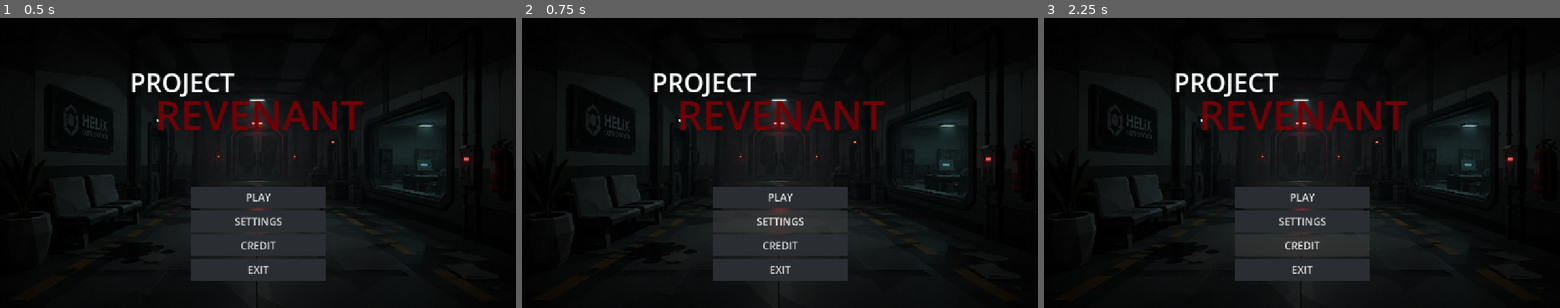
Above: before the commit, frames 1-3 (left to right).
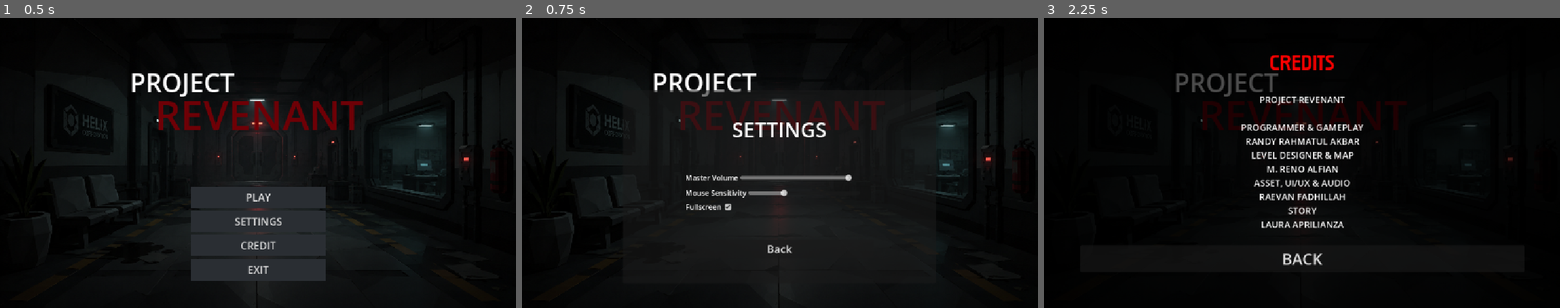
Above: after the commit, the same moments.

Repository: randyrahmatulakbar/Project-Revenant_2
Game: Godot game, scene res://control.tscn
Two runs of this game, one before a commit and one after it. Both use one fixed random seed, a clock stepped at 60 frames per second and the inputs below.
Inputs (mouse positions are in pixels of both pictures, inside the frame that each line leads up to):
- Up to frame 1 (0.5 s): no input
- Up to frame 2 (0.75 s): click "SETTINGS" at 0.5 s
- Up to frame 3 (2.25 s): click (1302, 250) at 1.25 s, where only the run after the commit has a clickable "Back"; click "CREDIT" at 2 s

Frame 1 is identical in both runs. In frame 2, 6.4% of the frame differs, in the area x 25-80%, y 24-91%; in frame 3, 14%, in the area x 7-91%, y 12-91%.

Commit message:
Selesai UI Main Menu, Settings, Audio, dan Credits

Diff:
--- /dev/null
+++ b/control.gd
@@ -0,0 +1,81 @@
+extends Control
+
+# Refrensi Node Utama
+@onready var vbox_container: VBoxContainer = $VBoxContainer
+@onready var options: Panel = $Options
+@onready var credit_panel: Panel = $CreditPanel
+
+# Variable global sensitivitas mouse (bisa dipanggil script Player)
+static var mouse_sensitivity: float = 1.0
+
+func _ready() -> void:
+	# Memastikan panel Settings dan Credit tertutup saat Main Menu dibuka
+	if options:
+		options.visible = false
+	if credit_panel:
+		credit_panel.visible = false
+
+# ==========================================
+# FUNGSI TOMBOL MENU UTAMA
+# ==========================================
+
+func _on_play_pressed() -> void:
+	print("Play pressed")
+
+func _on_settings_pressed() -> void:
+	print("Settings pressed")
+	vbox_container.visible = false
+	options.visible = true
+
+func _on_credit_pressed() -> void:
+	print("Credit pressed")
+	vbox_container.visible = false
+	credit_panel.visible = true
+
+func _on_exit_pressed() -> void:
+	print("Exit pressed")
+	get_tree().quit()
+
+# ==========================================
+# FUNGSI TOMBOL BACK (KEMBALI)
+# ==========================================
+
+# Tombol Back di dalam Panel Settings
+func _on_back_pressed() -> void:
+	vbox_container.visible = true
+	options.visible = false
+
+# Fungsi tambahan (jika nama sinyal tombol back di inspector tertulis _on_back_button_pressed)
+func _on_back_button_pressed() -> void:
+	_on_back_pressed()
+
+# Tombol Back di dalam Panel Credit
+func _on_back_credit_pressed() -> void:
+	vbox_container.visible = true
+	credit_panel.visible = false
+
+# ==========================================
+# FUNGSI FITUR SETTINGS
+# ==========================================
+
+# 1. Mengubah Master Volume Suara Game
+func _on_master_slider_value_changed(value: float) -> void:
+	var bus_index = AudioServer.get_bus_index("Master")
+	AudioServer.set_bus_volume_db(bus_index, linear_to_db(value))
+
+# 2. Mengubah Sensitivitas Mouse
+func _on_sens_slider_value_changed(value: float) -> void:
+	mouse_sensitivity = value
+	print("Mouse Sensitivity diubah ke: ", mouse_sensitivity)
+
+# 3. Mengubah Layar Fullscreen / Windowed
+func _on_fullscreen_check_box_toggled(toggled_on: bool) -> void:
+	if toggled_on:
+		DisplayServer.window_set_mode(DisplayServer.WINDOW_MODE_FULLSCREEN)
+	else:
+		DisplayServer.window_set_mode(DisplayServer.WINDOW_MODE_WINDOWED)
+
+
+func _on_back_button_credit_pressed() -> void:
+	vbox_container.visible = true
+	credit_panel.visible = false
--- a/control.tscn
+++ b/control.tscn
@@ -1,6 +1,9 @@
 [gd_scene format=3 uid="uid://bfmadw44yutfr"]
 
 [ext_resource type="Texture2D" uid="uid://d4e2q3ab3nf6j" path="res://ChatGPT Image Aug 19, 2026, 10_10_04 PM.png" id="1_0fbet"]
+[ext_resource type="Script" uid="uid://b28dh78stckjw" path="res://control.gd" id="1_62e2m"]
+[ext_resource type="AudioStream" uid="uid://b0jd4t3m2a64c" path="res://preview.mp3" id="3_qtu10"]
+[ext_resource type="FontFile" uid="uid://dongvbki7wr5m" path="res://Impact.ttf" id="4_ee4bf"]
 
 [sub_resource type="StyleBoxTexture" id="StyleBoxTexture_e1n45"]
 texture = ExtResource("1_0fbet")
@@ -8,7 +11,12 @@
 [sub_resource type="StyleBoxFlat" id="StyleBoxFlat_e1n45"]
 bg_color = Color(0.16470589, 0.18039216, 0.2, 1)
 
-[node name="Control" type="Control" unique_id=1954230717]
+[sub_resource type="Theme" id="Theme_gwcng"]
+
+[sub_resource type="StyleBoxFlat" id="StyleBoxFlat_gwcng"]
+bg_color = Color(0, 0, 0, 0.7058824)
+
+[node name="Main Menu" type="Control" unique_id=1954230717]
 layout_mode = 3
 anchors_preset = 15
 anchor_right = 1.0
@@ -17,8 +25,9 @@
 offset_right = 1.0
 grow_horizontal = 2
 grow_vertical = 2
-
-[node name="Panel" type="Panel" parent="." unique_id=1718657064]
+script = ExtResource("1_62e2m")
+
+[node name="Background" type="Panel" parent="." unique_id=1718657064]
 layout_mode = 1
 anchors_preset = 15
 anchor_right = 1.0
@@ -27,7 +36,7 @@
 grow_vertical = 2
 theme_override_styles/panel = SubResource("StyleBoxTexture_e1n45")
 
-[node name="Label" type="Label" parent="Panel" unique_id=749064376]
+[node name="Label" type="Label" parent="Background" unique_id=749064376]
 layout_mode = 1
 anchors_preset = 5
 anchor_left = 0.5
@@ -42,7 +51,7 @@
 horizontal_alignment = 1
 vertical_alignment = 1
 
-[node name="Label2" type="Label" parent="Panel" unique_id=1897237413]
+[node name="Label2" type="Label" parent="Background" unique_id=1897237413]
 modulate = Color(0.53244907, 2.4065375e-07, 0.028894044, 1)
 self_modulate = Color(0.8132577, 0.8132577, 0.81325763, 1)
 layout_mode = 1
@@ -76,30 +85,206 @@
 grow_vertical = 0
 theme_override_constants/separation = 5
 
-[node name="Button" type="Button" parent="VBoxContainer" unique_id=18646432]
+[node name="Play" type="Button" parent="VBoxContainer" unique_id=18646432]
 layout_mode = 2
 size_flags_vertical = 3
 theme_override_font_sizes/font_size = 23
 theme_override_styles/normal = SubResource("StyleBoxFlat_e1n45")
 text = "PLAY"
 
-[node name="Button2" type="Button" parent="VBoxContainer" unique_id=628636482]
+[node name="Settings" type="Button" parent="VBoxContainer" unique_id=628636482]
 layout_mode = 2
 size_flags_vertical = 3
 theme_override_font_sizes/font_size = 23
 theme_override_styles/normal = SubResource("StyleBoxFlat_e1n45")
 text = "SETTINGS"
 
-[node name="Button3" type="Button" parent="VBoxContainer" unique_id=132610437]
+[node name="Credit" type="Button" parent="VBoxContainer" unique_id=132610437]
 layout_mode = 2
 size_flags_vertical = 3
 theme_override_font_sizes/font_size = 23
 theme_override_styles/normal = SubResource("StyleBoxFlat_e1n45")
 text = "CREDIT"
 
-[node name="Button4" type="Button" parent="VBoxContainer" unique_id=97394790]
+[node name="Exit" type="Button" parent="VBoxContainer" unique_id=97394790]
 layout_mode = 2
 size_flags_vertical = 3
 theme_override_font_sizes/font_size = 23
 theme_override_styles/normal = SubResource("StyleBoxFlat_e1n45")
 text = "EXIT"
+
+[node name="Options" type="Panel" parent="." unique_id=764971772]
+layout_mode = 1
+anchors_preset = 8
+anchor_left = 0.5
+anchor_top = 0.5
+anchor_right = 0.5
+anchor_bottom = 0.5
+offset_left = -352.0
+offset_top = -163.0
+offset_right = 347.0
+offset_bottom = 269.0
+grow_horizontal = 2
+grow_vertical = 2
+
+[node name="MarginContainer" type="MarginContainer" parent="Options" unique_id=973280790]
+custom_minimum_size = Vector2(500, 400)
+layout_mode = 1
+anchors_preset = 8
+anchor_left = 0.5
+anchor_top = 0.5
+anchor_right = 0.5
+anchor_bottom = 0.5
+offset_left = -250.0
+offset_top = -200.0
+offset_right = 250.0
+offset_bottom = 200.0
+grow_horizontal = 2
+grow_vertical = 2
+theme_override_constants/margin_left = 40
+theme_override_constants/margin_top = 40
+theme_override_constants/margin_right = 40
+theme_override_constants/margin_bottom = 40
+
+[node name="VBoxContainer" type="VBoxContainer" parent="Options/MarginContainer" unique_id=50575072]
+layout_mode = 2
+theme = SubResource("Theme_gwcng")
+
+[node name="TitleLabel" type="Label" parent="Options/MarginContainer/VBoxContainer" unique_id=1506011030]
+layout_mode = 2
+theme_override_font_sizes/font_size = 46
+text = "SETTINGS"
+horizontal_alignment = 1
+vertical_alignment = 1
+
+[node name="Spacer2" type="Control" parent="Options/MarginContainer/VBoxContainer" unique_id=1590948240]
+layout_mode = 2
+size_flags_vertical = 3
+
+[node name="HBoxContainer" type="HBoxContainer" parent="Options/MarginContainer/VBoxContainer" unique_id=641746226]
+layout_mode = 2
+
+[node name="MasterLabel" type="Label" parent="Options/MarginContainer/VBoxContainer/HBoxContainer" unique_id=409225821]
+layout_mode = 2
+text = "Master Volume"
+
+[node name="MasterSlider" type="HSlider" parent="Options/MarginContainer/VBoxContainer/HBoxContainer" unique_id=1331567085]
+custom_minimum_size = Vector2(250, 30)
+custom_maximum_size = Vector2(250, 30)
+layout_mode = 2
+max_value = 1.0
+step = 0.05
+value = 1.0
+
+[node name="HBoxContainer2" type="HBoxContainer" parent="Options/MarginContainer/VBoxContainer" unique_id=1460875548]
+layout_mode = 2
+
+[node name="SensLabel" type="Label" parent="Options/MarginContainer/VBoxContainer/HBoxContainer2" unique_id=471117152]
+layout_mode = 2
+text = "Mouse Sensitivity"
+
+[node name="SensSlider" type="HSlider" parent="Options/MarginContainer/VBoxContainer/HBoxContainer2" unique_id=1798419438]
+custom_minimum_size = Vector2(250, 30)
+custom_maximum_size = Vector2(250, 30)
+layout_mode = 2
+min_value = 0.1
+max_value = 3.0
+step = 0.1
+value = 1.0
+
+[node name="HBoxContainer3" type="HBoxContainer" parent="Options/MarginContainer/VBoxContainer" unique_id=324667921]
+layout_mode = 2
+
+[node name="FullscreenLabel" type="Label" parent="Options/MarginContainer/VBoxContainer/HBoxContainer3" unique_id=1194258589]
+layout_mode = 2
+text = "Fullscreen"
+
+[node name="FullscreenCheckBox" type="CheckBox" parent="Options/MarginContainer/VBoxContainer/HBoxContainer3" unique_id=962066165]
+layout_mode = 2
+button_pressed = true
+
+[node name="Spacer" type="Control" parent="Options/MarginContainer/VBoxContainer" unique_id=453776876]
+layout_mode = 2
+size_flags_vertical = 3
+
+[node name="BackButton" type="Button" parent="Options/MarginContainer/VBoxContainer" unique_id=678314425]
+layout_mode = 2
+theme_override_font_sizes/font_size = 24
+text = "Back"
+
+[node name="AudioStreamPlayer" type="AudioStreamPlayer" parent="." unique_id=518245590]
+stream = ExtResource("3_qtu10")
+autoplay = true
+
+[node name="CreditPanel" type="Panel" parent="." unique_id=1134158603]
+layout_mode = 1
+anchors_preset = 15
+anchor_right = 1.0
+anchor_bottom = 1.0
+grow_horizontal = 2
+grow_vertical = 2
+theme_override_styles/panel = SubResource("StyleBoxFlat_gwcng")
+
+[node name="MarginContainer" type="MarginContainer" parent="CreditPanel" unique_id=1025006704]
+layout_mode = 1
+anchors_preset = 15
+anchor_right = 1.0
+anchor_bottom = 1.0
+grow_horizontal = 2
+grow_vertical = 2
+theme_override_constants/margin_left = 80
+theme_override_constants/margin_top = 80
+theme_override_constants/margin_right = 80
+theme_override_constants/margin_bottom = 80
+
+[node name="VBoxContainer" type="VBoxContainer" parent="CreditPanel/MarginContainer" unique_id=952581758]
+layout_mode = 2
+
+[node name="CreditTitle" type="Label" parent="CreditPanel/MarginContainer/VBoxContainer" unique_id=1638337279]
+layout_mode = 2
+theme_override_colors/font_color = Color(1, 0, 0, 1)
+theme_override_fonts/font = ExtResource("4_ee4bf")
+theme_override_font_sizes/font_size = 48
+text = "CREDITS"
+horizontal_alignment = 1
+
+[node name="HSeparator" type="HSeparator" parent="CreditPanel/MarginContainer/VBoxContainer" unique_id=1301719794]
+layout_mode = 2
+
+[node name="Spacer" type="Control" parent="CreditPanel/MarginContainer/VBoxContainer" unique_id=1879225200]
+layout_mode = 2
+size_flags_vertical = 3
+
+[node name="CreditText" type="Label" parent="CreditPanel/MarginContainer/VBoxContainer" unique_id=294776693]
+layout_mode = 2
+theme_override_font_sizes/font_size = 20
+text = "PROJECT REVENANT
+
+PROGRAMMER & GAMEPLAY
+RANDY RAHMATUL AKBAR
+LEVEL DESIGNER & MAP
+M. RENO ALFIAN
+ASSET, UI/UX & AUDIO
+RAEVAN FADHILLAH
+STORY
+LAURA APRILIANZA"
+horizontal_alignment = 1
+
+[node name="Spacer2" type="Control" parent="CreditPanel/MarginContainer/VBoxContainer" unique_id=147396784]
+layout_mode = 2
+size_flags_vertical = 3
+
+[node name="BackButtonCredit" type="Button" parent="CreditPanel/MarginContainer/VBoxContainer" unique_id=913617682]
+custom_minimum_size = Vector2(320, 60)
+layout_mode = 2
+theme_override_font_sizes/font_size = 35
+text = "BACK"
+
+[connection signal="pressed" from="VBoxContainer/Settings" to="." method="_on_settings_pressed"]
+[connection signal="pressed" from="VBoxContainer/Credit" to="." method="_on_credit_pressed"]
+[connection signal="pressed" from="VBoxContainer/Exit" to="." method="_on_exit_pressed"]
+[connection signal="value_changed" from="Options/MarginContainer/VBoxContainer/HBoxContainer/MasterSlider" to="." method="_on_master_slider_value_changed"]
+[connection signal="value_changed" from="Options/MarginContainer/VBoxContainer/HBoxContainer2/SensSlider" to="." method="_on_sens_slider_value_changed"]
+[connection signal="toggled" from="Options/MarginContainer/VBoxContainer/HBoxContainer3/FullscreenCheckBox" to="." method="_on_fullscreen_check_box_toggled"]
+[connection signal="pressed" from="Options/MarginContainer/VBoxContainer/BackButton" to="." method="_on_back_button_pressed"]
+[connection signal="pressed" from="CreditPanel/MarginContainer/VBoxContainer/BackButtonCredit" to="." method="_on_back_button_credit_pressed"]
--- /dev/null
+++ b/default_bus_layout.tres
@@ -0,0 +1,9 @@
+[gd_resource type="AudioBusLayout" format=3 uid="uid://cj8x5mps28885"]
+
+[resource]
+bus/1/name = &"Music"
+bus/1/solo = false
+bus/1/mute = false
+bus/1/bypass_fx = false
+bus/1/volume_db = 0.0
+bus/1/send = &"Master"
--- a/project.godot
+++ b/project.godot
@@ -15,8 +15,13 @@
 config/features=PackedStringArray("4.7", "GL Compatibility")
 config/icon="res://icon.svg"
 
+[audio]
+
+buses/default_bus_layout="uid://cj8x5mps28885"
+
 [display]
 
+window/size/mode=3
 window/stretch/mode="canvas_items"
 window/stretch/aspect="expand"
 
Not shown, added: control.gd.uid
Not shown, added: preview.mp3.import
Not shown, added: preview.mp3
